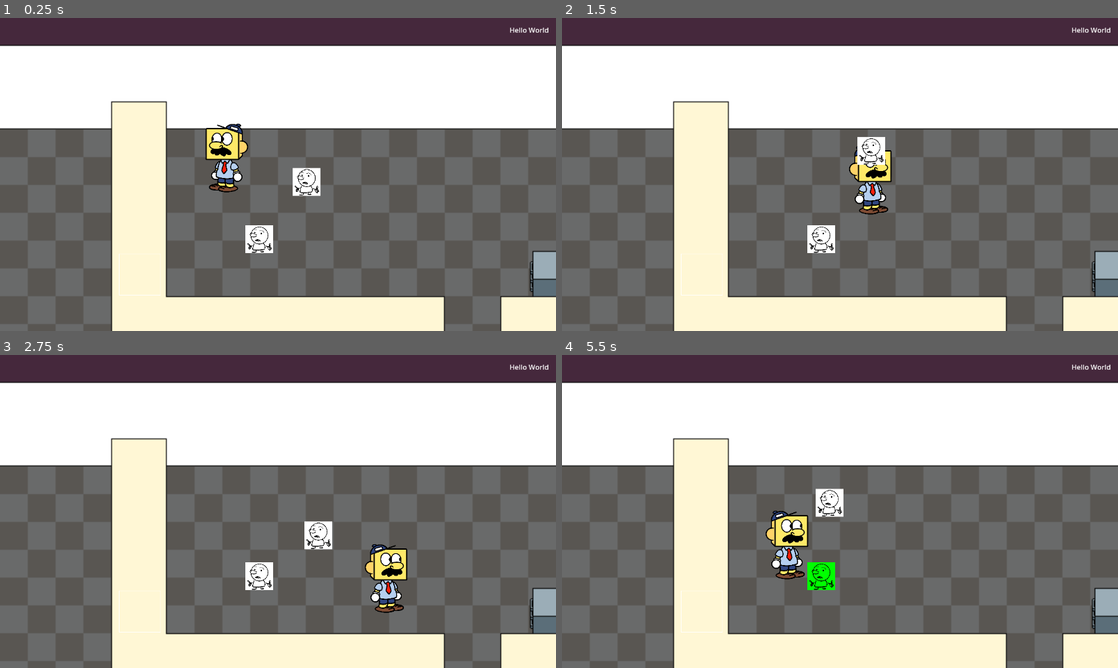
Above: before the commit, frames 1-4 (two rows, left to right).
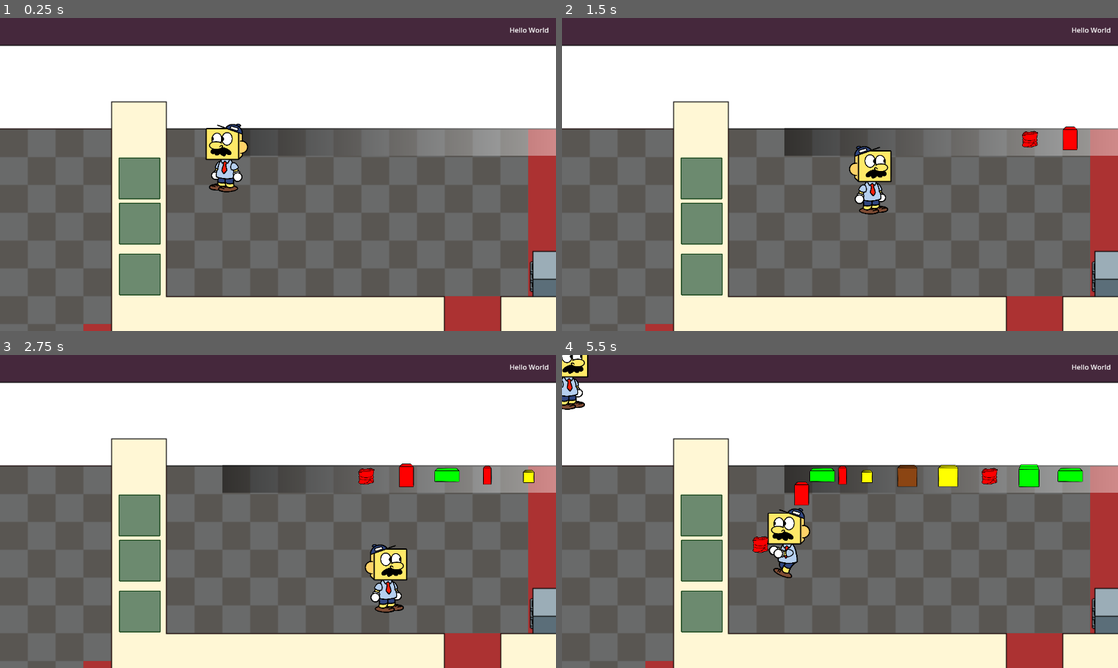
Above: after the commit, the same moments.

Repository: ToasterBiome/Blockhead-Bill
Game: Godot game, scene res://main_game.tscn
Same seed, same stepped clock (60 frames per second), same inputs: the game is played once before the commit and once after it.
Inputs (mouse positions are in pixels of both pictures, inside the frame that each line leads up to):
- Up to frame 1 (0.25 s): no input
- Up to frame 2 (1.5 s): tap Enter at 0.5 s; move the mouse to (962, 158) at 0.52 s; hold D (right) 0.53-1.28 s; click (962, 158) at 0.6 s; move the mouse to (728, 190) at 1.27 s; hold S (down) from 1.28 s (still down); click (728, 190) at 1.35 s
- Up to frame 3 (2.75 s): move the mouse to (333, 442) at 2.02 s; release S (down) at 2.03 s; hold D (right) from 2.03 s (still down); click (333, 442) at 2.1 s
- Up to frame 4 (5.5 s): move the mouse to (812, 574) at 2.77 s; release D (right) at 2.78 s; hold W (up) 2.78-3.53 s; click (812, 574) at 2.85 s; move the mouse to (1006, 558) at 3.52 s; hold A (left) 3.53-5.03 s; click (1006, 558) at 3.6 s; move the mouse to (673, 464) at 4.27 s; click (673, 464) at 4.35 s; move the mouse to (867, 511) at 5.02 s; hold S (down) from 5.03 s (still down); click (867, 511) at 5.1 s

The runs differ from the first frame. In frame 1, 9.4% of the frame differs, in the area x 15-100%, y 35-100%; in frame 2, 9.7%; in frame 3, 10%; in frame 4, 12%, in the area x 0-100%, y 0-100%.

Commit message:
day 2 mid

Diff:
--- a/Character.gd
+++ b/Character.gd
@@ -23,14 +23,17 @@
 		velocity += Vector2.DOWN
 	velocity = velocity.normalized()
 	velocity = velocity * walk_speed
-	if(velocity != Vector2.ZERO && sprite.animation != "walk"):
+	if(velocity != Vector2.ZERO && !("walk" in sprite.animation)):
 		sprite.animation = "walk"
-		sprite.play()
-	if(velocity == Vector2.ZERO && sprite.animation != "idle"):
+	if(velocity == Vector2.ZERO && !("idle" in sprite.animation)):
 		sprite.animation = "idle"
-		sprite.play()
+	if(held_item && !("_hold" in sprite.animation)):
+		sprite.animation += "_hold"
+	sprite.play()
 	if(velocity.x != 0):
 		sprite.flip_h = (velocity.x > 0)
+		if(held_item):
+			held_item.position = Vector2(sign(velocity.x) * 64, 0)
 
 	move_and_slide()
 
@@ -46,6 +49,7 @@
 	held_item = item
 	held_item.get_parent().remove_child(held_item)
 	add_child(held_item)
+	held_item.position = Vector2(sign(float(sprite.flip_h) - 0.5) * 64, 0)
 	held_item.on_pickup()
 	touched_box = null
 
--- /dev/null
+++ b/ConveyorBelt.gd
@@ -0,0 +1,20 @@
+extends Area2D
+
+var moving_objects: Array = []
+
+var linear_velocity: Vector2 = Vector2(-256,0)
+
+func _ready():
+	connect("body_entered", Callable(self,"_on_area_entered"))
+	connect("body_exited", Callable(self,"_on_area_exited"))
+
+func _process(_delta):
+	for n in moving_objects.size():
+		moving_objects[n].set_linear_velocity(linear_velocity)
+
+func _on_area_entered(body: Node2D):
+	moving_objects.append(body)
+
+func _on_area_exited(body: Node2D):
+	moving_objects.erase(body)
+	body.set_linear_velocity(Vector2.ZERO)
--- /dev/null
+++ b/Customer.gd
@@ -0,0 +1,78 @@
+extends Area2D
+class_name Customer
+
+@onready var speech_bubble: Node2D = $"Speech Bubble"
+@onready var speech_text: RichTextLabel = $"Speech Bubble/Text"
+
+var move_speed: float = 96
+var moving: bool = false
+
+var destination_position: Vector2
+
+var drop_area: DropArea: set = _set_drop_area
+
+var text_tween: Tween
+
+var wanted_package: Pickupable
+
+var got_package = false
+
+signal on_move_complete
+
+func _ready():
+	speech_bubble.hide()
+	wanted_package = Global.boxes.pick_random()
+
+func _process(delta):
+	if(moving):
+		global_position = global_position.move_toward(destination_position, delta * move_speed)
+		if(global_position == destination_position):
+			moving = false
+			destination_position = Vector2.ZERO
+			emit_signal("on_move_complete")
+
+func move_to(destination: Vector2):
+	destination_position = destination
+	moving = true
+
+func _set_drop_area(value: DropArea):
+	drop_area = value
+	move_to(drop_area.position - Vector2(128,0))
+	await on_move_complete
+	speech_bubble.show()
+	set_text(wanted_package.size)
+
+func set_text(text: String):
+	speech_text.clear()
+	speech_text.append_text("[center]")
+	speech_text.append_text("[shake rate=8 level=8]")
+	speech_text.push_color(Color.BLACK)
+	speech_text.add_text(text)
+	speech_text.pop()
+	speech_text.pop()
+	speech_text.pop()
+	speech_text.visible_ratio = 0
+	if(text_tween):
+		text_tween.kill()
+	text_tween = get_tree().create_tween()
+	text_tween.tween_property(speech_text, "visible_ratio", 1, 0.5)
+
+func get_package_and_leave():
+	if(got_package):
+		return
+	got_package = true
+	wanted_package.get_parent().remove_child(wanted_package)
+	add_child(wanted_package)
+	wanted_package.position = Vector2.ZERO
+	move_to(Vector2.ZERO)
+	await on_move_complete
+	Global.boxes.erase(wanted_package)
+	queue_free()
+
+func check_box(box: Node2D):
+	if(box == wanted_package):
+		set_text("ok this is my package")
+		call_deferred("get_package_and_leave")
+		return true
+	set_text("this isn't my package binch")
+	return false
--- a/DropArea.gd
+++ b/DropArea.gd
@@ -1,7 +1,12 @@
 extends Area2D
+class_name DropArea
+
+var customer: Customer
 
 func _ready():
 	connect("body_entered",Callable(self,"_on_body_entered"))
 
 func _on_body_entered(body: Node2D):
 	body.position = position
+	if(customer):
+		customer.check_box(body)
--- /dev/null
+++ b/GameManager.gd
@@ -0,0 +1,39 @@
+extends Node2D
+
+@onready var drop_areas: Array = [$DropArea,$DropArea2,$DropArea3]
+
+@onready var spawn_area = $"Box Spawn"
+
+@onready var box_spawn_timer = $"Timers/Box Spawn Timer"
+
+var box_scene = preload("res://box.tscn")
+var customer_scene = preload("res://customer.tscn")
+
+var boxes_to_spawn = 10
+
+func _ready():
+	box_spawn_timer.connect("timeout", Callable(self, "spawn_box"))
+	box_spawn_timer.start()
+
+func generate_packages():
+	pass
+
+func generate_manifest():
+	pass
+
+func spawn_box():
+	boxes_to_spawn -= 1
+	var box = box_scene.instantiate()
+	box.size = Global.box_sprites.keys().pick_random()
+	box.color = Global.box_colors.pick_random()
+	box.position = spawn_area.position
+	add_child(box)
+	if(boxes_to_spawn == 0):
+		box_spawn_timer.stop()
+		spawn_customer()
+
+func spawn_customer():
+	var customer = customer_scene.instantiate()
+	customer.drop_area = drop_areas.pick_random()
+	customer.drop_area.customer = customer
+	add_child(customer)
--- a/Global.gd
+++ b/Global.gd
@@ -1,3 +1,30 @@
 extends Node
 
 var player: CharacterBody2D
+
+var box_sprites: Dictionary = {
+	"normal": preload("res://sprites/box1.png"),
+	"long": preload("res://sprites/box2.png"),
+	"tall": preload("res://sprites/box3.png"),
+	"fucked up": preload("res://sprites/box4.png"),
+	"small": preload("res://sprites/box5.png"),
+	"idk it looks the same": preload("res://sprites/box6.png"),
+	"really tall": preload("res://sprites/box7.png"),
+	}
+
+var box_colors = [
+	Color.RED,
+	Color.GREEN,
+	Color.YELLOW,
+	Color.SADDLE_BROWN
+]
+
+var random_characters = "ABCDEFGHIJKLMNOPQRSTUVWXYZ012345678"
+
+var boxes = []
+
+func get_serial_number(length: int):
+	var result = ""
+	for n in length:
+		result += random_characters[randi() % random_characters.length()]
+	return result
--- a/Pickupable.gd
+++ b/Pickupable.gd
@@ -1,15 +1,27 @@
 extends RigidBody2D
+class_name Pickupable
 
 @onready var collider: CollisionShape2D = $CollisionShape2D
+@onready var sprite: Sprite2D = $Sprite2D
 
-var held = false
+var held: bool = false
+var color: Color = Color.WHITE
+var size: String = "normal"
+var serial_number: String = "asdancjqwenwe"
+var claimed_by: Customer
 
+func _ready():
+	sprite.texture = Global.box_sprites[size]
+	sprite.modulate = color
+	serial_number = Global.get_serial_number(8)
+	print(serial_number)
+	Global.boxes.append(self)
 
 func on_pickup():
 	held = true
 	collider.disabled = true
 	freeze = true
-	position = Vector2(0,-64)
+	#position = Vector2(0,-64)
 	modulate = Color.WHITE
 
 func on_drop(drop_position: Vector2):
--- a/box.tscn
+++ b/box.tscn
@@ -1,7 +1,7 @@
 [gd_scene load_steps=4 format=3 uid="uid://bggeofimgamg5"]
 
 [ext_resource type="Script" path="res://Pickupable.gd" id="1_oi1tb"]
-[ext_resource type="Texture2D" uid="uid://dvrr2kh11tttj" path="res://test_sprite.png" id="2_it7qf"]
+[ext_resource type="Texture2D" uid="uid://i30oqed870qx" path="res://sprites/box1.png" id="2_a3m0u"]
 
 [sub_resource type="RectangleShape2D" id="RectangleShape2D_w4you"]
 size = Vector2(48, 48)
@@ -9,10 +9,12 @@
 [node name="Box" type="RigidBody2D"]
 position = Vector2(129, 106)
 collision_layer = 2
-collision_mask = 0
+collision_mask = 10
 input_pickable = true
+mass = 100.0
 gravity_scale = 0.0
 lock_rotation = true
+linear_damp = 16.0
 script = ExtResource("1_oi1tb")
 
 [node name="CollisionShape2D" type="CollisionShape2D" parent="."]
@@ -20,4 +22,4 @@
 
 [node name="Sprite2D" type="Sprite2D" parent="."]
 scale = Vector2(0.063, 0.063)
-texture = ExtResource("2_it7qf")
+texture = ExtResource("2_a3m0u")
--- /dev/null
+++ b/customer.tscn
@@ -0,0 +1,45 @@
+[gd_scene load_steps=6 format=3 uid="uid://dp1m4rdqo6i2u"]
+
+[ext_resource type="Script" path="res://Customer.gd" id="1_vl338"]
+[ext_resource type="Texture2D" uid="uid://cit8nqxxv24u7" path="res://sprites/blockhead2.png" id="2_frt5i"]
+[ext_resource type="Texture2D" uid="uid://c5nhca6t4fgmn" path="res://sprites/bubble.png" id="3_aevkw"]
+[ext_resource type="Theme" uid="uid://buudspsmq6qqx" path="res://game_theme.tres" id="4_430ur"]
+
+[sub_resource type="RectangleShape2D" id="RectangleShape2D_q1fo6"]
+size = Vector2(96, 96)
+
+[node name="Customer" type="Area2D"]
+script = ExtResource("1_vl338")
+
+[node name="CollisionShape2D" type="CollisionShape2D" parent="."]
+shape = SubResource("RectangleShape2D_q1fo6")
+
+[node name="Customer Sprite" type="Sprite2D" parent="."]
+scale = Vector2(0.175, 0.175)
+texture = ExtResource("2_frt5i")
+flip_h = true
+
+[node name="Speech Bubble" type="Node2D" parent="."]
+position = Vector2(128, -96)
+
+[node name="Sprite" type="Sprite2D" parent="Speech Bubble"]
+scale = Vector2(0.2, 0.2)
+texture = ExtResource("3_aevkw")
+
+[node name="Text" type="RichTextLabel" parent="Speech Bubble"]
+anchors_preset = 8
+anchor_left = 0.5
+anchor_top = 0.5
+anchor_right = 0.5
+anchor_bottom = 0.5
+offset_left = -64.0
+offset_top = -48.0
+offset_right = 64.0
+offset_bottom = 48.0
+grow_horizontal = 2
+grow_vertical = 2
+theme = ExtResource("4_430ur")
+bbcode_enabled = true
+text = "[center][shake rate=8 level=8]I'm here for the [color=#007700]green[/color] box.[/shake][center]"
+scroll_active = false
+visible_characters_behavior = 1
--- /dev/null
+++ b/drop_area.tscn
@@ -0,0 +1,19 @@
+[gd_scene load_steps=4 format=3 uid="uid://b7k1p75yvuc75"]
+
+[ext_resource type="Script" path="res://DropArea.gd" id="1_d6jy1"]
+[ext_resource type="Texture2D" uid="uid://b1p82fv2uapsh" path="res://sprites/drop_area.png" id="2_lce6j"]
+
+[sub_resource type="RectangleShape2D" id="RectangleShape2D_umsj8"]
+size = Vector2(96, 96)
+
+[node name="DropArea" type="Area2D"]
+position = Vector2(322, 590)
+collision_layer = 0
+collision_mask = 2
+script = ExtResource("1_d6jy1")
+
+[node name="CollisionShape2D" type="CollisionShape2D" parent="."]
+shape = SubResource("RectangleShape2D_umsj8")
+
+[node name="Sprite2D" type="Sprite2D" parent="."]
+texture = ExtResource("2_lce6j")
--- /dev/null
+++ b/game_theme.tres
@@ -0,0 +1,11 @@
+[gd_resource type="Theme" load_steps=3 format=3 uid="uid://buudspsmq6qqx"]
+
+[ext_resource type="FontFile" uid="uid://c3tkyametfcve" path="res://fonts/BadComic-Italic.ttf" id="1_6snfk"]
+[ext_resource type="FontFile" uid="uid://crppu31lkl0yn" path="res://fonts/BadComic-Regular.ttf" id="2_jf0dw"]
+
+[resource]
+RichTextLabel/colors/default_color = Color(0, 0, 0, 1)
+RichTextLabel/font_sizes/italics_font_size = 24
+RichTextLabel/font_sizes/normal_font_size = 24
+RichTextLabel/fonts/italics_font = ExtResource("1_6snfk")
+RichTextLabel/fonts/normal_font = ExtResource("2_jf0dw")
--- a/main_game.tscn
+++ b/main_game.tscn
@@ -1,15 +1,19 @@
-[gd_scene load_steps=17 format=3 uid="uid://dfg0rwoedr7fq"]
+[gd_scene load_steps=24 format=3 uid="uid://dfg0rwoedr7fq"]
 
+[ext_resource type="Script" path="res://GameManager.gd" id="1_8coj5"]
 [ext_resource type="Script" path="res://Character.gd" id="1_hyaq0"]
 [ext_resource type="Texture2D" uid="uid://bddxha0ukbdln" path="res://sprites/floor.png" id="1_jle0j"]
-[ext_resource type="PackedScene" uid="uid://bggeofimgamg5" path="res://box.tscn" id="3_t2gdk"]
 [ext_resource type="Texture2D" uid="uid://byp3ojkyy6pqj" path="res://sprites/background.png" id="4_0qoy7"]
 [ext_resource type="Texture2D" uid="uid://coie2lt4ypk7s" path="res://sprites/blockhead1.png" id="4_hujye"]
 [ext_resource type="Texture2D" uid="uid://cit8nqxxv24u7" path="res://sprites/blockhead2.png" id="4_odj28"]
 [ext_resource type="Texture2D" uid="uid://mlgmate7l8tb" path="res://sprites/debug_tile.png" id="6_0cq4q"]
 [ext_resource type="Texture2D" uid="uid://ce56e6fwiahcb" path="res://sprites/blockhead3.png" id="6_y4747"]
-[ext_resource type="Script" path="res://DropArea.gd" id="9_hb5yh"]
-[ext_resource type="Texture2D" uid="uid://b1p82fv2uapsh" path="res://sprites/drop_area.png" id="10_dwm0x"]
+[ext_resource type="Texture2D" uid="uid://b8ek6c5bloja1" path="res://sprites/blockheadcarry2.png" id="8_50i7b"]
+[ext_resource type="PackedScene" uid="uid://b7k1p75yvuc75" path="res://drop_area.tscn" id="9_5keot"]
+[ext_resource type="Theme" uid="uid://buudspsmq6qqx" path="res://game_theme.tres" id="10_pa486"]
+[ext_resource type="Texture2D" uid="uid://c7gba2tcg5xjt" path="res://sprites/blockheadcarry1.png" id="11_w51pe"]
+[ext_resource type="Texture2D" uid="uid://qiwh472h5lk2" path="res://sprites/blockheadcarry3.png" id="12_jwhsm"]
+[ext_resource type="Script" path="res://ConveyorBelt.gd" id="17_purh3"]
 
 [sub_resource type="TileSetAtlasSource" id="TileSetAtlasSource_eeai7"]
 texture = ExtResource("6_0cq4q")
@@ -24,6 +28,18 @@
 physics_layer_0/collision_layer = 1
 sources/1 = SubResource("TileSetAtlasSource_eeai7")
 
+[sub_resource type="RectangleShape2D" id="RectangleShape2D_a5205"]
+size = Vector2(768, 64)
+
+[sub_resource type="Gradient" id="Gradient_wh22a"]
+
+[sub_resource type="GradientTexture2D" id="GradientTexture2D_r32x7"]
+gradient = SubResource("Gradient_wh22a")
+width = 768
+
+[sub_resource type="RectangleShape2D" id="RectangleShape2D_oivyt"]
+size = Vector2(64, 8)
+
 [sub_resource type="RectangleShape2D" id="RectangleShape2D_bx7b8"]
 size = Vector2(96, 96)
 
@@ -35,6 +51,14 @@
 }],
 "loop": true,
 "name": &"idle",
+"speed": 8.0
+}, {
+"frames": [{
+"duration": 1.0,
+"texture": ExtResource("8_50i7b")
+}],
+"loop": true,
+"name": &"idle_hold",
 "speed": 8.0
 }, {
 "frames": [{
@@ -53,15 +77,35 @@
 "loop": true,
 "name": &"walk",
 "speed": 8.0
+}, {
+"frames": [{
+"duration": 1.0,
+"texture": ExtResource("11_w51pe")
+}, {
+"duration": 1.0,
+"texture": ExtResource("8_50i7b")
+}, {
+"duration": 1.0,
+"texture": ExtResource("12_jwhsm")
+}, {
+"duration": 1.0,
+"texture": ExtResource("8_50i7b")
+}],
+"loop": true,
+"name": &"walk_hold",
+"speed": 8.0
 }]
 
 [sub_resource type="CircleShape2D" id="CircleShape2D_fo24l"]
 radius = 96.0
 
-[sub_resource type="RectangleShape2D" id="RectangleShape2D_umsj8"]
-size = Vector2(96, 96)
+[node name="MainGame" type="Node2D"]
+script = ExtResource("1_8coj5")
 
-[node name="MainGame" type="Node2D"]
+[node name="Timers" type="Node2D" parent="."]
+
+[node name="Box Spawn Timer" type="Timer" parent="Timers"]
+wait_time = 0.5
 
 [node name="Floor" type="Sprite2D" parent="."]
 position = Vector2(640, 360)
@@ -69,7 +113,6 @@
 texture = ExtResource("1_jle0j")
 
 [node name="TileMap" type="TileMap" parent="."]
-visible = false
 tile_set = SubResource("TileSet_shugu")
 format = 2
 layer_0/tile_data = PackedInt32Array(262148, 1, 0, 327684, 1, 0, 393220, 1, 0, 458756, 1, 0, 524292, 1, 0, 589828, 1, 0 …(1459 unchanged characters)…
@@ -79,11 +122,29 @@
 scale = Vector2(2, 2)
 texture = ExtResource("4_0qoy7")
 
-[node name="Box" parent="." instance=ExtResource("3_t2gdk")]
-position = Vector2(706, 377)
+[node name="Conveyor Belt" type="Area2D" parent="."]
+position = Vector2(896, 285)
+collision_layer = 8
+collision_mask = 2
+script = ExtResource("17_purh3")
 
-[node name="Box2" parent="." instance=ExtResource("3_t2gdk")]
-position = Vector2(597, 509)
+[node name="CollisionShape2D" type="CollisionShape2D" parent="Conveyor Belt"]
+position = Vector2(0, 1)
+shape = SubResource("RectangleShape2D_a5205")
+
+[node name="Sprite2D" type="Sprite2D" parent="Conveyor Belt"]
+modulate = Color(1, 1, 1, 0.427451)
+texture = SubResource("GradientTexture2D_r32x7")
+
+[node name="StaticBody2D" type="StaticBody2D" parent="Conveyor Belt"]
+position = Vector2(-372, 0)
+collision_layer = 8
+collision_mask = 2
+
+[node name="CollisionShape2D" type="CollisionShape2D" parent="Conveyor Belt/StaticBody2D"]
+rotation = 1.5708
+shape = SubResource("RectangleShape2D_oivyt")
+one_way_collision = true
 
 [node name="Character" type="CharacterBody2D" parent="."]
 position = Vector2(520, 319)
@@ -95,14 +156,26 @@
 [node name="Sprite2D" type="AnimatedSprite2D" parent="Character"]
 scale = Vector2(0.175, 0.175)
 sprite_frames = SubResource("SpriteFrames_ykr2d")
-animation = &"idle"
+animation = &"walk"
 autoplay = "default"
+frame_progress = 0.551444
 
 [node name="Area2D" type="Area2D" parent="Character"]
 collision_mask = 2
 
 [node name="CollisionShape2D" type="CollisionShape2D" parent="Character/Area2D"]
 shape = SubResource("CircleShape2D_fo24l")
+
+[node name="DropArea" parent="." instance=ExtResource("9_5keot")]
+
+[node name="DropArea2" parent="." instance=ExtResource("9_5keot")]
+position = Vector2(322, 473)
+
+[node name="DropArea3" parent="." instance=ExtResource("9_5keot")]
+position = Vector2(321, 369)
+
+[node name="Box Spawn" type="Node2D" parent="."]
+position = Vector2(1251, 277)
 
 [node name="GUI" type="CanvasLayer" parent="."]
 
@@ -112,6 +185,7 @@
 anchor_bottom = 1.0
 grow_horizontal = 2
 grow_vertical = 2
+theme = ExtResource("10_pa486")
 theme_override_constants/margin_left = 16
 theme_override_constants/margin_top = 16
 theme_override_constants/margin_right = 16
@@ -122,15 +196,3 @@
 size_flags_horizontal = 8
 size_flags_vertical = 0
 text = "Hello World"
-
-[node name="DropArea" type="Area2D" parent="."]
-position = Vector2(322, 590)
-collision_layer = 0
-collision_mask = 2
-script = ExtResource("9_hb5yh")
-
-[node name="CollisionShape2D" type="CollisionShape2D" parent="DropArea"]
-shape = SubResource("RectangleShape2D_umsj8")
-
-[node name="Sprite2D" type="Sprite2D" parent="DropArea"]
-texture = ExtResource("10_dwm0x")
Binary file added: fonts/BadComic-Italic.ttf
Not shown, added: fonts/BadComic-Italic.ttf.import
Binary file added: fonts/BadComic-Regular.ttf
Not shown, added: fonts/BadComic-Regular.ttf.import
Not shown, added: sprites/blockheadcarry1.png.import
Not shown, added: sprites/blockheadcarry2.png.import
Not shown, added: sprites/blockheadcarry3.png.import
Not shown, added: sprites/box1.png.import
Not shown, added: sprites/box2.png.import
Not shown, added: sprites/box3.png.import
Not shown, added: sprites/box4.png.import
Not shown, added: sprites/box5.png.import
(and 4 more such lines)
